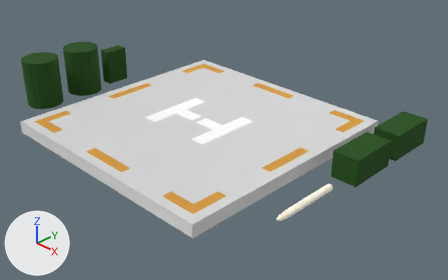
Two versions of the Blender file packages/units/building/landing_port_supply_station/assets/landing_port_supply_station.blend, one commit apart.
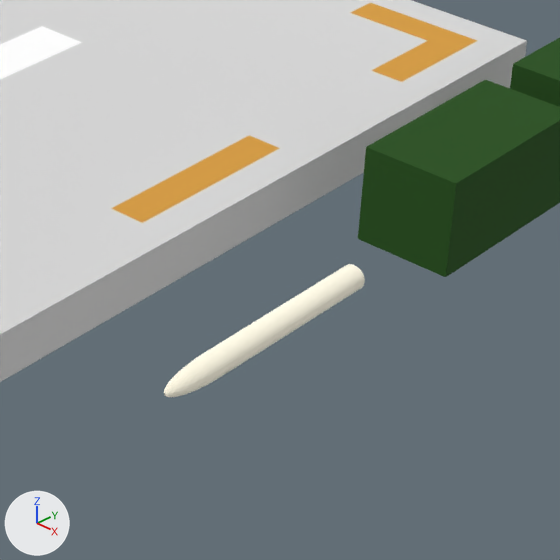
There are two pictures of each version: one whole from a camera (50 mm lens) standing at (1.631, -1.508, 1.082) and looking at (0.105, 0.03, -0.032), one close up on the part from 51% to 87% of the width and 39% to 95% of the height. The axes (+X, +Y, +Z) are drawn at lower left. The lights are the same throughout. The older version's two pictures come first.

The first close-up shows 'Kugel.002', 'Würfel.001', 'Würfel.002', 'base'.
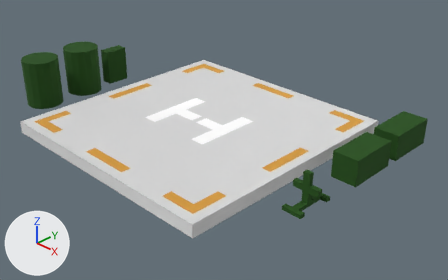
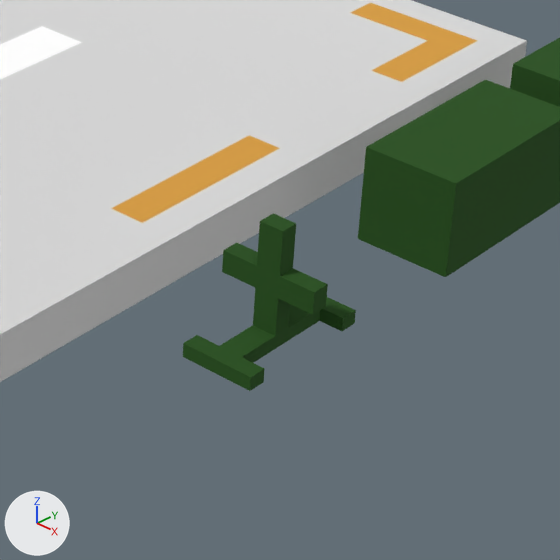
Boxes (x1, y1, x2, y2) around the edits, measured in the close-ups (560 x 560 px):
'Collection', added (green)
    after: (183, 213, 356, 391)
'Kugel.002', deleted
    before: (164, 264, 365, 397)

Diff of the bpy script that builds the scene:
```diff
--- a/packages/units/building/landing_port_supply_station/assets/landing_port_supply_station.blend.py
+++ b/packages/units/building/landing_port_supply_station/assets/landing_port_supply_station.blend.py
@@ mat_primary_001 @@
+mat_primary_001 = principled_material('primary.001')
+mat_primary_001.base_color = (0.0144, 0.0802, 0.00518)  # dark green #205010
+mat_primary_001.roughness = 1.0
+mat_primary_001.diffuse_roughness = 1.0
@@ me_cube_001 @@
+me_cube_001.from_pydata(...)  # 48 vertices, 29 faces; spans x -4.0..4.0, y -8.0..8.0, z -1.1..1.0
+me_cube_001.materials.append(mat_primary_001)  # dark green #205010
@@ col_collection_002 @@
+col_collection_002 = bpy.data.collections.new('Collection.002')
@@ col_collection_001 @@
+col_collection_001 = bpy.data.collections.new('Collection.001')
+col_collection_001.objects.link(ob_cube)
+col_collection_001.objects.link(ob_collection_004)
+col_collection_001.objects.link(ob_collection_001)
+col_collection_001.objects.link(ob_collection_002)
+col_collection_001.objects.link(ob_collection_003)
@@ ob_kugel_002 @@
-ob_kugel_002 = bpy.data.objects.new('Kugel.002', me_kugel_002)
-ob_kugel_002.parent = ob_additional_2
-ob_kugel_002.location = (0.65, -0.15, 0.0)
-ob_kugel_002.scale = (0.25, 0.25, 0.25)
@@ ob_collection_003 @@
+ob_collection_003 = bpy.data.objects.new('Collection.003', None)
+ob_collection_003.location = (-0.1, 0.0, -0.1)
+ob_collection_003.instance_type = 'COLLECTION'
+ob_collection_003.instance_collection = col_collection_002
@@ ob_collection_002 @@
+ob_collection_002 = bpy.data.objects.new('Collection.002', None)
+ob_collection_002.location = (0.1, 0.0, -0.1)
+ob_collection_002.instance_type = 'COLLECTION'
+ob_collection_002.instance_collection = col_collection_002
@@ ob_collection_001 @@
+ob_collection_001 = bpy.data.objects.new('Collection.001', None)
+ob_collection_001.location = (0.1, 0.0, 0.1)
+ob_collection_001.instance_type = 'COLLECTION'
+ob_collection_001.instance_collection = col_collection_002
@@ ob_collection_004 @@
+ob_collection_004 = bpy.data.objects.new('Collection.004', None)
+ob_collection_004.location = (-0.1, 0.0, 0.1)
+ob_collection_004.instance_type = 'COLLECTION'
+ob_collection_004.instance_collection = col_collection_002
@@ ob_cube @@
+ob_cube = bpy.data.objects.new('Cube', me_cube_001)
+ob_cube.location = (0.0, 0.0, 0.0)
+ob_cube.scale = (0.05, 0.0375, 0.225)
@@ ob_collection @@
+ob_collection = bpy.data.objects.new('Collection', None)
+ob_collection.parent = ob_additional_2
+ob_collection.matrix_parent_inverse = Matrix(((1.0, 0.0, 0.0, 0.0), (0.0, 1.0, 0.0, 0.0), (0.0, 0.0, 1.0, -0.0125), (0.0, 0.0, 0.0, 1.0)))
+ob_collection.location = (0.65, -0.15, 0.065)
+ob_collection.scale = (0.25, 0.25, 0.25)
+ob_collection.instance_type = 'COLLECTION'
+ob_collection.instance_collection = col_collection_001
```
